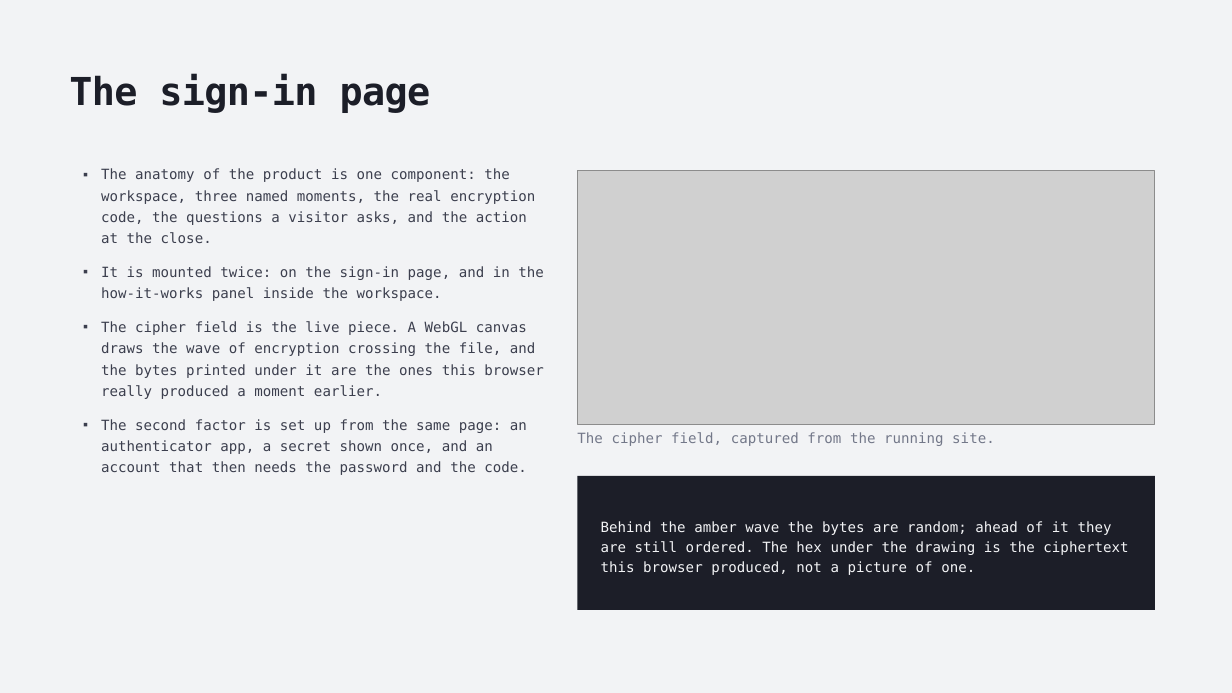
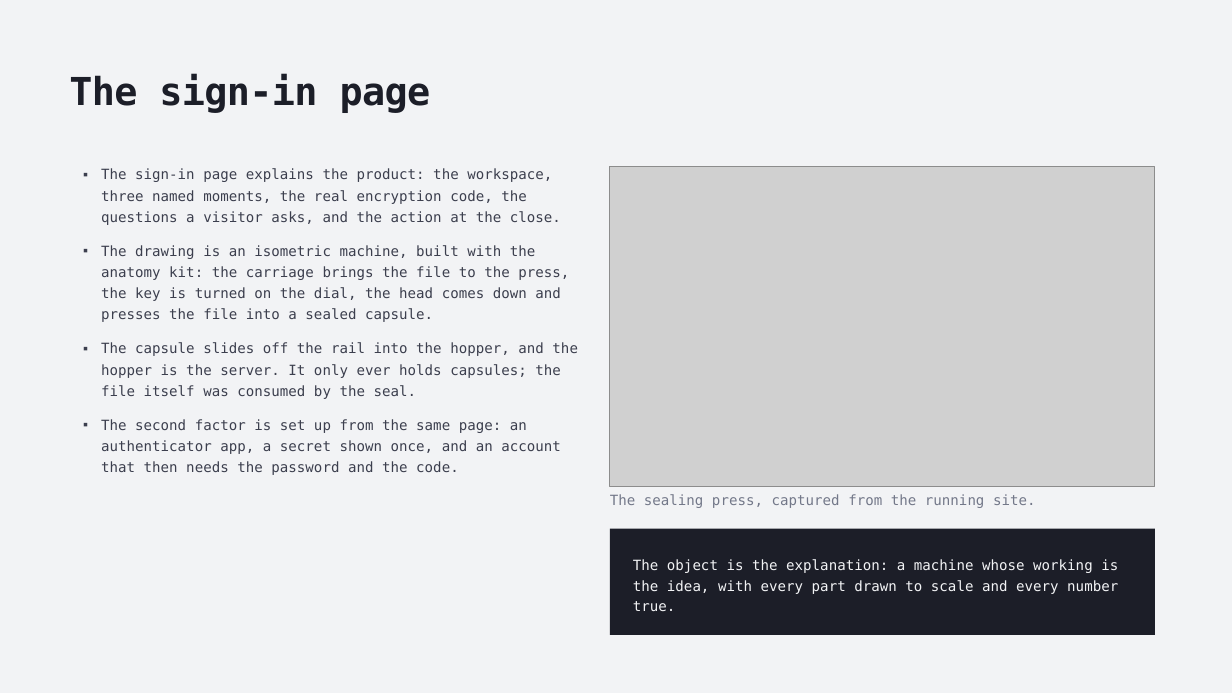
Before and after one commit to aswathas/sugan-project, a slide deck: slide 14 of report/SecureShare-REVIEW-3.pptx. Drawn at 1232x693 pixels with LibreOffice and Linux fonts; fonts in the diff are those of the drawing; grey boxes stand for pictures. Boxes give left, top, right and bottom in pixels: in the first picture for what was removed or moved away, otherwise in the second. Text is boxed around its words. In the diff, an @@ line names an element or a change of style, - is before the commit and + after.

```diff
--- a/report/SecureShare-REVIEW-3.pptx
+++ b/report/SecureShare-REVIEW-3.pptx
@@ text at (x1=101, y1=168, x2=578, y2=399): text changed @@
-▪ The anatomy of the product is one component: the workspace, three named moments, the real encryption code, the questions a visitor asks, and the action at the close.
-▪ It is mounted twice: on the sign-in page, and in the how-it-works panel inside the workspace.
-▪ The cipher field is the live piece. A WebGL canvas draws the wave of encryption crossing the file, and the bytes printed under it are the ones this browser really produced a moment earlier.
+▪ The sign-in page explains the product: the workspace, three named moments, the real encryption code, the questions a visitor asks, and the action at the close.
+▪ The drawing is an isometric machine, built with the anatomy kit: the carriage brings the file to the press, the key is turned on the dial, the head comes down and presses the file into a sealed capsule.
+▪ The capsule slides off the rail into the hopper, and the hopper is the server. It only ever holds capsules; the file itself was consumed by the seal.
@@ picture resized from (x1=578, y1=171, x2=1155, y2=424) to (x1=610, y1=166, x2=1155, y2=487) @@
@@ text at (x1=610, y1=494, x2=1036, y2=508): text changed @@
-The cipher field, captured from the running site.
+The sealing press, captured from the running site.
@@ rectangle resized from (x1=578, y1=476, x2=1155, y2=610) to (x1=610, y1=529, x2=1155, y2=635) @@
@@ text at (x1=633, y1=559, x2=1118, y2=611): text changed @@
-Behind the amber wave the bytes are random; ahead of it they are still ordered. The hex under the drawing is the ciphertext this browser produced, not a picture of one.
+The object is the explanation: a machine whose working is the idea, with every part drawn to scale and every number true.
```
Also in this commit, not shown: 30 other files.
